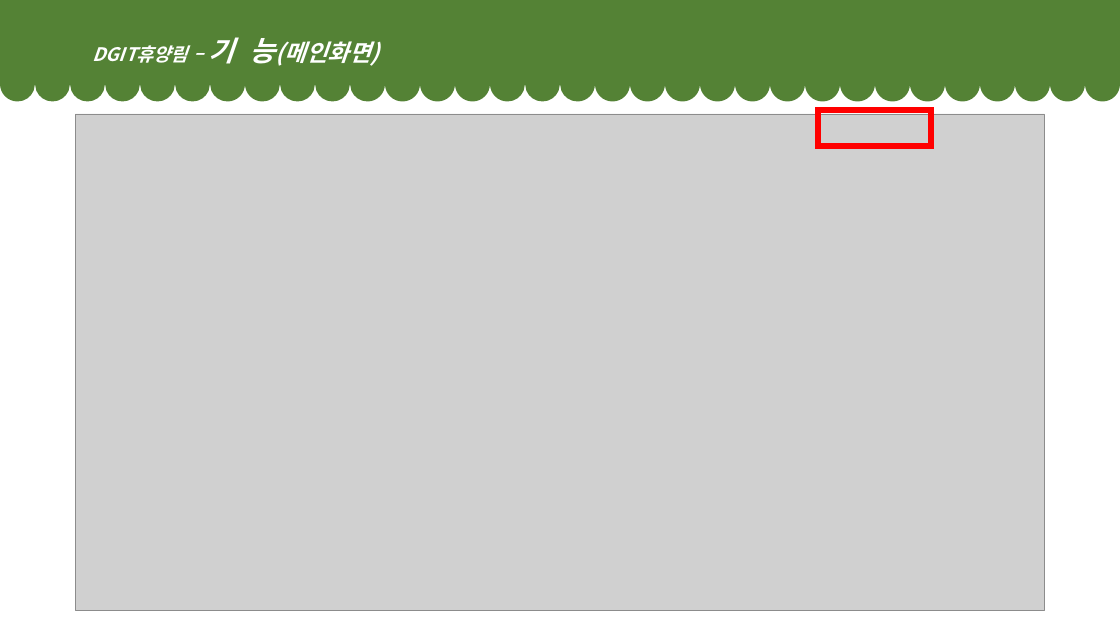
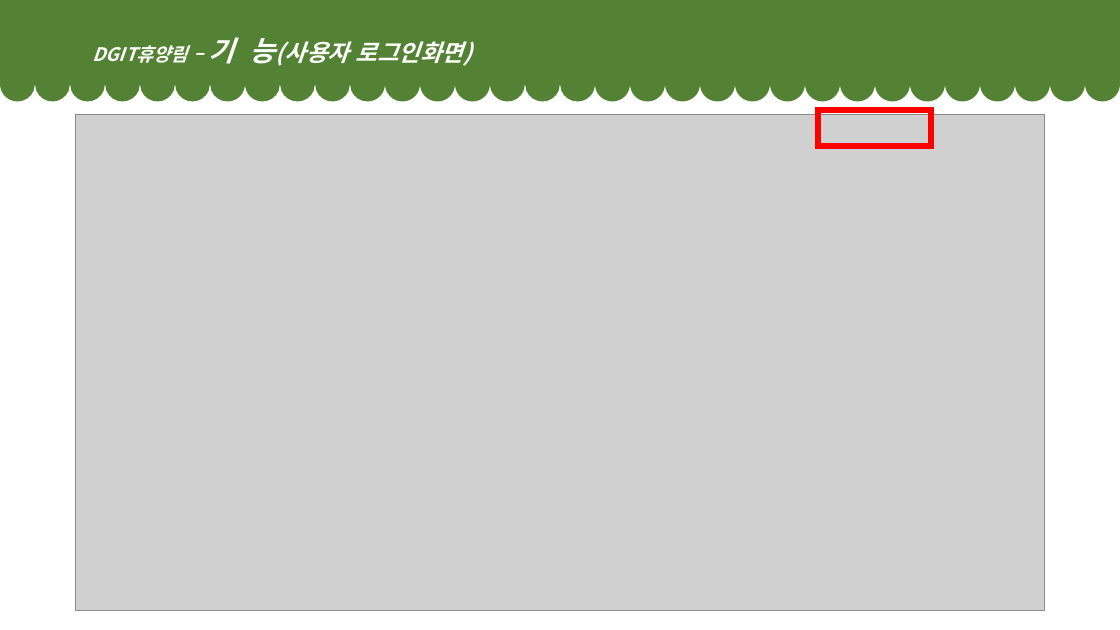
Before and after one commit to dhddldidk/forest, a slide deck: slide 8 of dataFiles/forest.pptx. Drawn at 1120x630 pixels with LibreOffice and Linux fonts; fonts in the diff are those of the drawing; grey boxes stand for pictures. Boxes give left, top, right and bottom in pixels: in the first picture for what was removed or moved away, otherwise in the second. Text is boxed around its words. In the diff, an @@ line names an element or a change of style, - is before the commit and + after.

```diff
--- a/dataFiles/forest.pptx
+++ b/dataFiles/forest.pptx
@@ text at bbox=[92, 38, 472, 66]: text changed; size 16 to 20 pt @@
-    DGIT휴양림 – 기 능(메인화면)
+    DGIT휴양림 – 기 능(사용자 로그인화면)
```
Also in this commit, not shown: 6 other slides changed.
